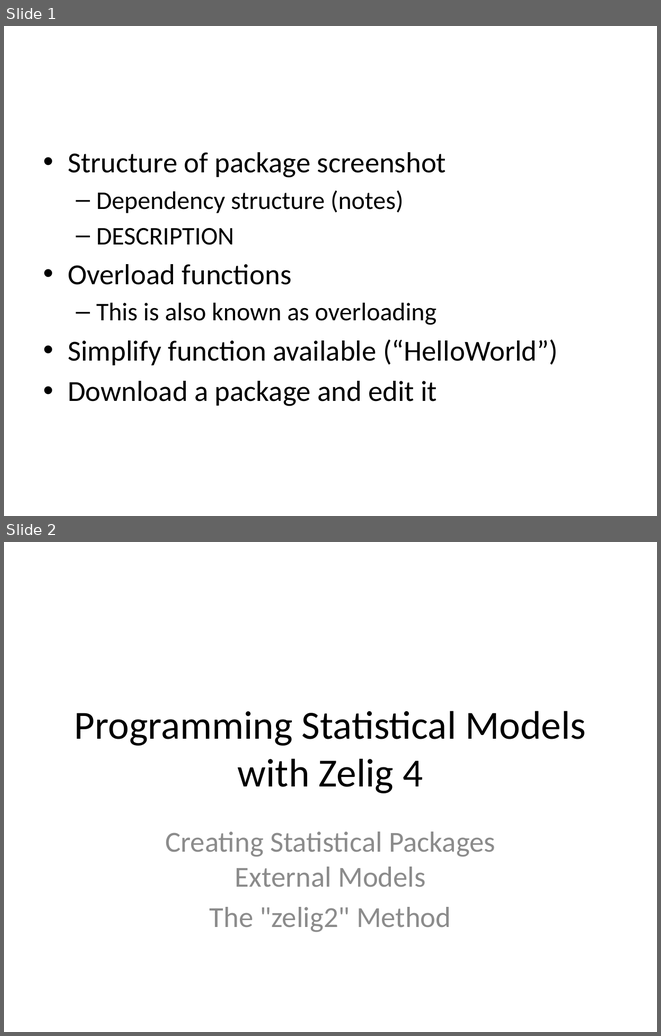
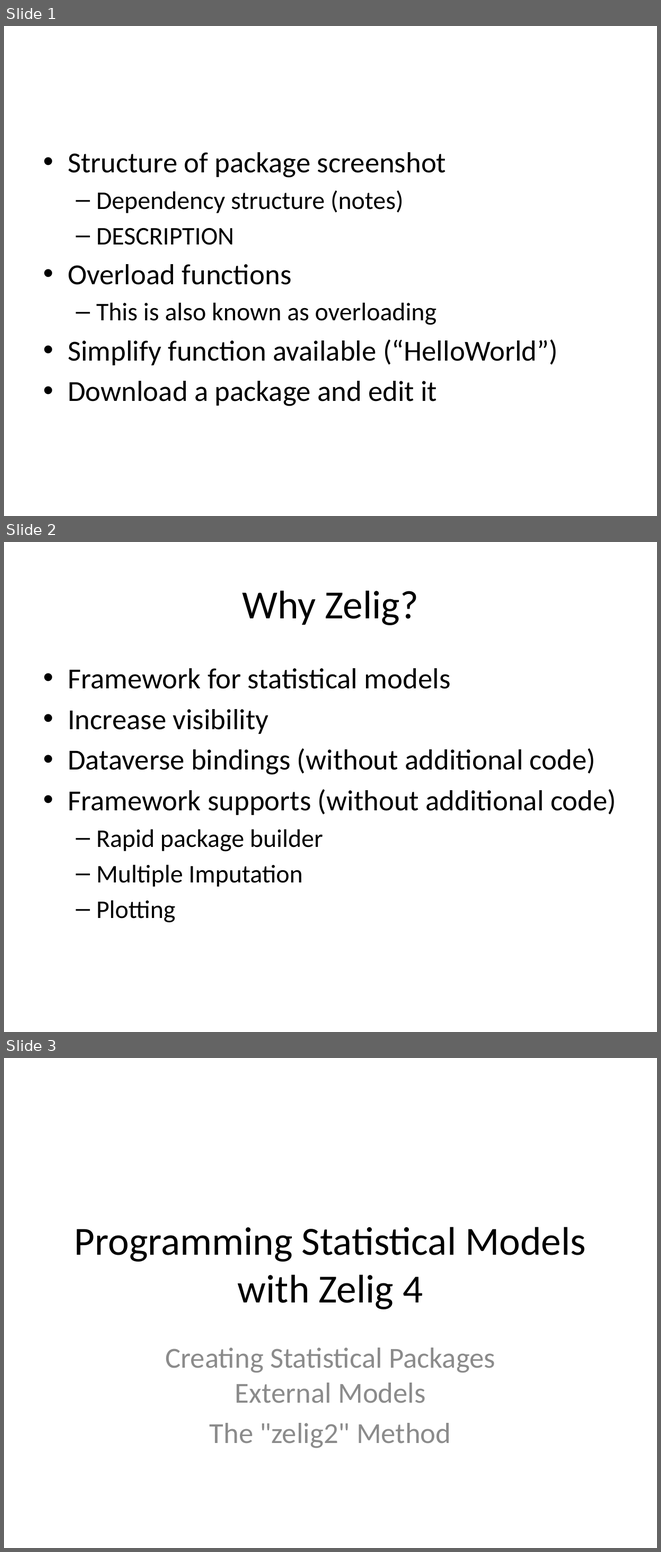
Before and after one commit to IQSS/Zelig4-Documentation, a slide deck: January-Class/Zelig_1_regressions.pptx. Shown one above the other, each under a label of ours: slides 1 and 2 before the commit, slides 1, 2 and 3 after it. The pictures are 661x1036 and 661x1552 pixels, drawn with LibreOffice and Linux fonts; fonts in the diff are those of the drawing. Boxes give left, top, right and bottom in pixels: in the first picture for what was removed or moved away, otherwise in the second. Text is boxed around its words. In the diff, an @@ line names an element or a change of style, - is before the commit and + after.

```diff
--- a/January-Class/Zelig_1_regressions.pptx
+++ b/January-Class/Zelig_1_regressions.pptx
@@ slide 2 added at (4,542,657,1032), background #FFFFFF @@
@@ title added at (242,590,418,625), 44 pt, text #000000 @@
+Why Zelig?
@@ text added at (68,668,616,923), 32 pt, text #000000 @@
+• Framework for statistical models
+• Increase visibility
+• Dataverse bindings (without additional code)
+• Framework supports (without additional code)
+  – Rapid package builder
+  – Multiple Imputation
+  – Plotting
@@ what was slide 2 is now slide 3 @@
```
